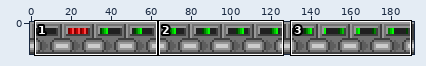
A sprite sheet gets an edit: objects/wired/pipe/pump/pump.png. The first picture is a wide view before the edit; the outline marks the close-up.
Close-up. Old version:
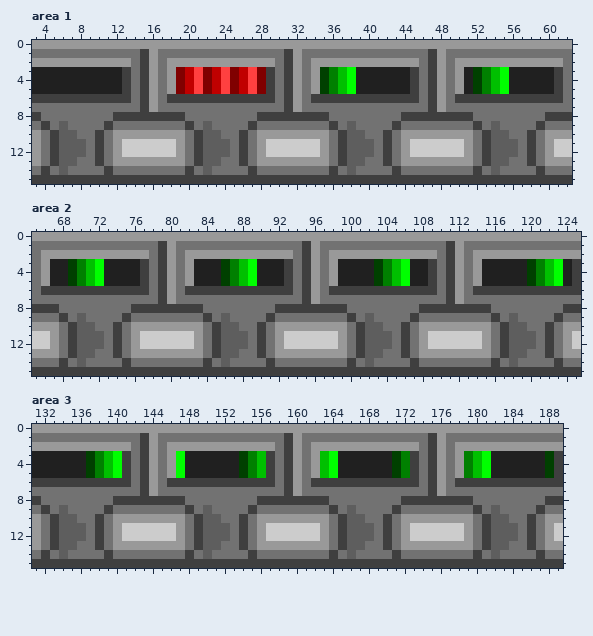
The file is 192x16 pixels. Shown: area 1: x 3..62, y 0..15; area 2: x 65..125, y 0..15; area 3: x 131..189, y 0..15.
After:
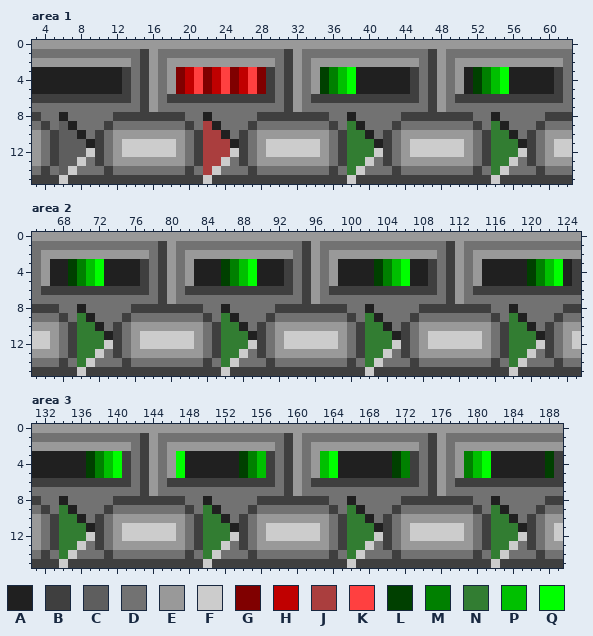
Palette (. is transparent): A #202020  B #3f3f3f  C #5e5e5e  D #727272  E #999999  F #cccccc  G #800000  H #c00000  J #aa3e3e  K #ff4040  L #004000  M #008000  N #327d32  P #00c000  Q #00ff00
The author wrote: new pump graphics, removed unused interaction from pipe spout
Difference:
Changed rows in their new state; - is an unchanged pixel.
Area 1:
first column x 6:
 8 A---------------A---------------A---------------A---
 9 -A--------------JA--------------NA--------------NA--
10 --A-------------JJA-------------NNA-------------NNA-
11 ---A------------JJJA------------NNNA------------NNNA
12 ---F------------JJJF------------NNNF------------NNNF
13 --F-------------JJF-------------NNF-------------NNF-
14 -F--------------JF--------------NF--------------NF--
15 F---------------F---------------F---------------F---
Area 2:
first column x 70:
 8 A---------------A---------------A---------------A---
 9 NA--------------NA--------------NA--------------NA--
10 NNA-------------NNA-------------NNA-------------NNA-
11 NNNA------------NNNA------------NNNA------------NNNA
12 NNNF------------NNNF------------NNNF------------NNNF
13 NNF-------------NNF-------------NNF-------------NNF-
14 NF--------------NF--------------NF--------------NF--
15 F---------------F---------------F---------------F---
Area 3:
first column x 134:
 8 A---------------A---------------A---------------A---
 9 NA--------------NA--------------NA--------------NA--
10 NNA-------------NNA-------------NNA-------------NNA-
11 NNNA------------NNNA------------NNNA------------NNNA
12 NNNF------------NNNF------------NNNF------------NNNF
13 NNF-------------NNF-------------NNF-------------NNF-
14 NF--------------NF--------------NF--------------NF--
15 F---------------F---------------F---------------F---
